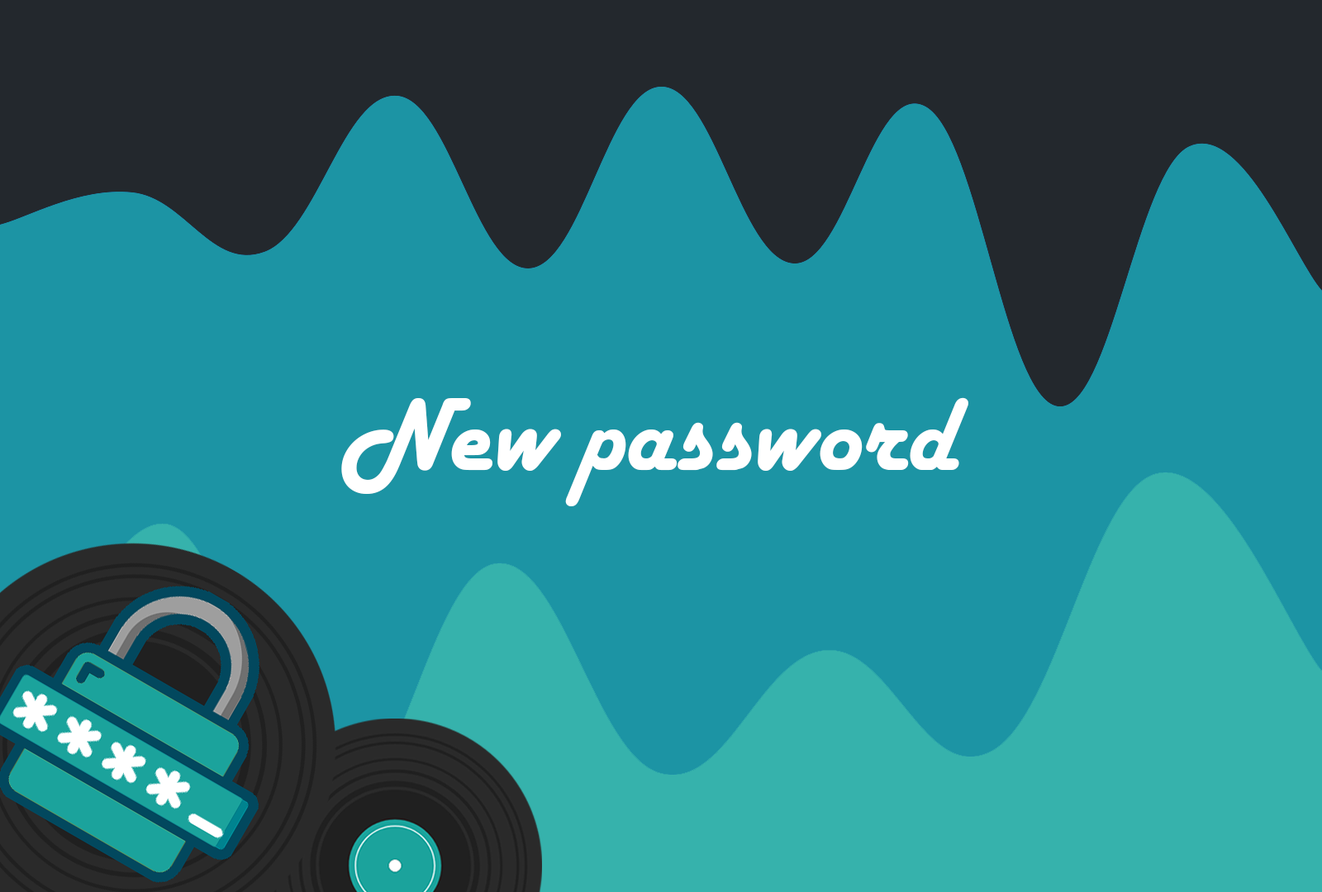
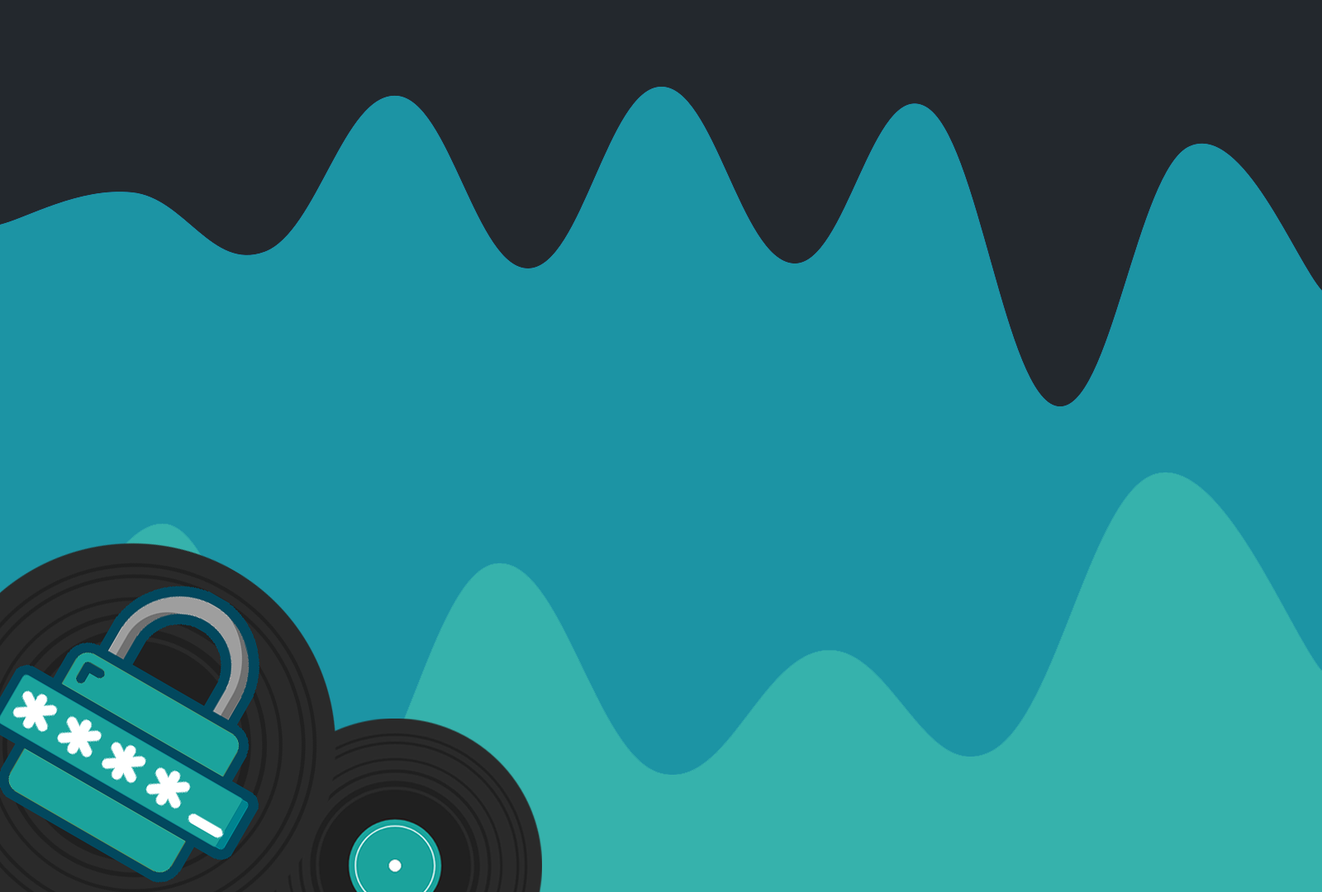
The second 1322 x 892 image is a revision of the first. Changes to its layers:
hid "New password" over [341, 397, 969, 507]
